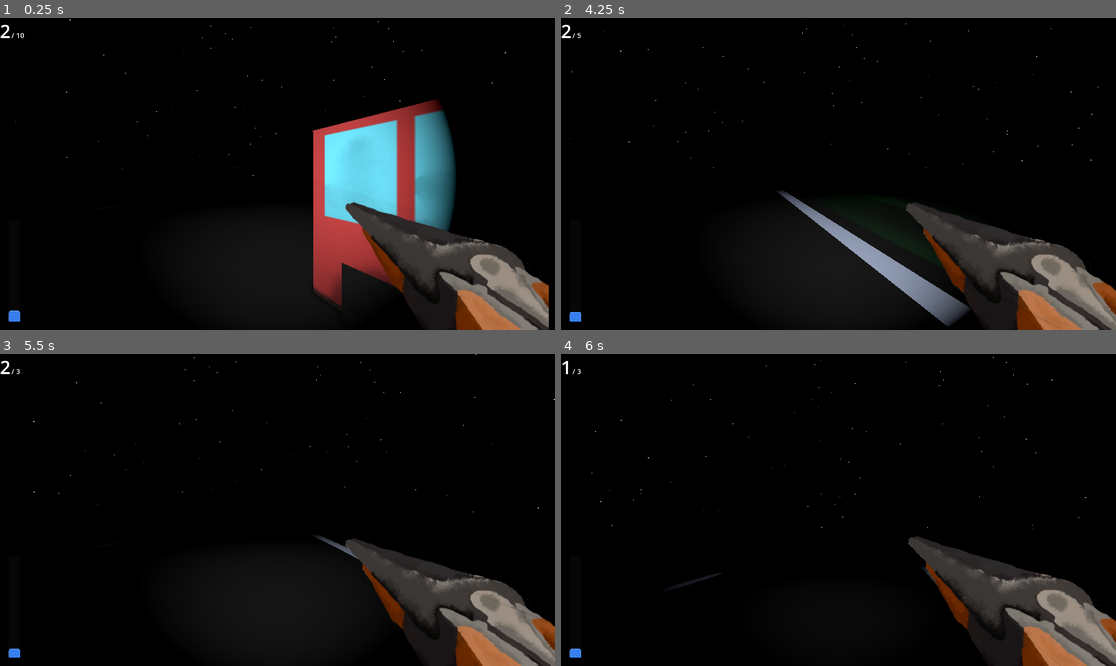
Above: before the commit, frames 1-4 (two rows, left to right).
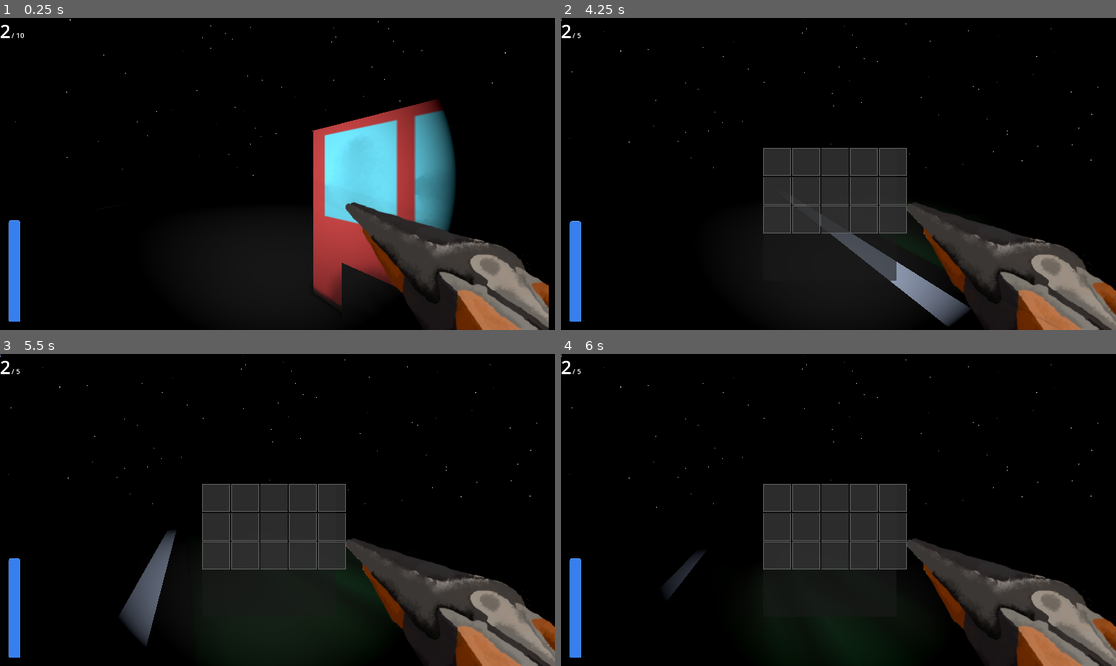
Above: after the commit, the same moments.

Repository: omrekinci/Forest
Game: Godot game, scene res://game.tscn
Two runs of this game, one before a commit and one after it. Both use one fixed random seed, a clock stepped at 60 frames per second and the inputs below.
Inputs (mouse positions are in pixels of both pictures, inside the frame that each line leads up to):
- Up to frame 1 (0.25 s): no input
- Up to frame 2 (4.25 s): tap Enter (ui_accept) at 0.5, 0.77, 1.52, 3.02, 3.77 s; move the mouse to (866, 174) at 0.52 s; hold R 0.53-1.28 s; hold Up (ui_up) from 0.53 s (still down); tap E at 0.6, 1.55, 2.1, 3.05 s; click (866, 174) at 0.67 s; move the mouse to (810, 174) at 1.27 s; tap R at 1.35, 2.85 s; click (810, 174) at 1.42 s; move the mouse to (849, 167) at 2.02 s; hold R 2.03-2.78 s; click (849, 167) at 2.17 s; move the mouse to (832, 180) at 2.77 s; click (832, 180) at 2.92 s; move the mouse to (877, 177) at 3.52 s; hold R from 3.53 s (still down); tap Alt at 3.6 s; click (877, 177) at 3.67 s; tap Tab (toggle_inventory, bound only after the commit) at 4.15 s
- Up to frame 3 (5.5 s): keep holding Up (ui_up); move the mouse to (233, 506) at 4.27 s; release R at 4.28 s; tap Shift at 4.35 s; click (233, 506) at 4.42 s; tap Enter (ui_accept) at 4.52 s; tap E at 4.55 s; move the mouse to (283, 510) at 5.02 s; hold Space from 5.03 s (still down); click (283, 510) at 5.17 s; tap R at 5.3 s
- Up to frame 4 (6 s): move the mouse to (816, 503) at 5.77 s; release Up (ui_up) at 5.78 s; release Space at 5.78 s; hold Right (ui_right) from 5.78 s (still down); tap E at 5.85 s; click (816, 503) at 5.92 s

The runs differ from the first frame. In frame 1, 0.6% of the frame differs, in the area x 1-4%, y 64-95%; in frame 2, 7.9%; in frame 3, 8.8%; in frame 4, 10%, in the area x 0-100%, y 0-100%.

Commit message:
devlog-2.3

Diff:
--- a/game.tscn
+++ b/game.tscn
@@ -9,6 +9,7 @@
 [ext_resource type="PackedScene" uid="uid://bt0mwgs6xi2bj" path="res://car/car.tscn" id="5_7jktm"]
 [ext_resource type="PackedScene" uid="uid://c56qtakwi12b3" path="res://ammo/ammobox.tscn" id="8_j5wjh"]
 [ext_resource type="PackedScene" uid="uid://hcgqxdgussb5" path="res://redbull/redbull.tscn" id="9_vef74"]
+[ext_resource type="PackedScene" uid="uid://tvw5q5cbq2dy" path="res://inventory/InventoryUI.tscn" id="10_hve3p"]
 
 [sub_resource type="ShaderMaterial" id="ShaderMaterial_vef74"]
 shader = ExtResource("1_eow3j")
@@ -133,3 +134,5 @@
 
 [node name="Redbull3" parent="." unique_id=530914515 instance=ExtResource("9_vef74")]
 transform = Transform3D(0.2, 0, 0, 0, 0.2, 0, 0, 0, 0.2, -4.478414, 0.49542266, 1.5108919)
+
+[node name="InventoryUi" parent="." unique_id=997707463 instance=ExtResource("10_hve3p")]
--- /dev/null
+++ b/inventory/InventoryUI.tscn
@@ -0,0 +1,30 @@
+[gd_scene format=3 uid="uid://tvw5q5cbq2dy"]
+
+[ext_resource type="Script" uid="uid://6842qskgv2us" path="res://inventory/inventory_ui.gd" id="1_77we3"]
+[ext_resource type="Texture2D" uid="uid://diju3umv4lskc" path="res://redbull/redbull.png" id="2_fllb7"]
+
+[node name="InventoryUi" type="Control" unique_id=997707463]
+layout_mode = 3
+anchors_preset = 0
+script = ExtResource("1_77we3")
+inventory_width = 5
+inventory_height = 3
+
+[node name="redbullitem" type="Sprite2D" parent="." unique_id=598854591]
+scale = Vector2(0.05, 0.05)
+texture = ExtResource("2_fllb7")
+
+[node name="Panel" type="Panel" parent="." unique_id=5637457]
+layout_mode = 0
+offset_left = 700.0
+offset_top = 450.0
+offset_right = 740.0
+offset_bottom = 490.0
+
+[node name="GridContainer" type="GridContainer" parent="Panel" unique_id=422740999]
+layout_mode = 0
+offset_right = 40.0
+offset_bottom = 40.0
+theme_override_constants/h_separation = 4
+theme_override_constants/v_separation = 4
+columns = 5
--- /dev/null
+++ b/inventory/inventory_ui.gd
@@ -0,0 +1,175 @@
+extends Control
+
+@export var inventory_width: int = 4
+@export var inventory_height: int = 4
+
+@onready var grid_container: GridContainer = $Panel/GridContainer
+@onready var redbull_item: Sprite2D = $redbullitem
+
+var redbull_texture: Texture2D
+
+var inventory_data: Array = []
+
+var held_item = null
+var held_from_index: int = -1
+var hovered_slot_index: int = -1
+
+func _ready() -> void:
+	process_mode = Node.PROCESS_MODE_ALWAYS
+	visible = false
+	grid_container.columns = inventory_width
+
+	var panel = $Panel as Control
+	if panel:
+		panel.anchors_preset = Control.PRESET_CENTER
+		panel.custom_minimum_size = Vector2(460, 460)
+
+	if redbull_item and redbull_item.texture:
+		redbull_texture = redbull_item.texture
+
+	var total_slots = inventory_width * inventory_height
+	inventory_data.resize(total_slots)
+	inventory_data.fill(null)
+
+	Numbers.inventoryisopenned = visible
+
+	sync_inventory_with_globals()
+	refresh_grid()
+
+func _unhandled_input(event: InputEvent) -> void:
+	if event.is_action_pressed("toggle_inventory"):
+		toggle_inventory()
+	elif visible and event is InputEventKey and event.pressed and not event.echo and event.keycode == KEY_E:
+		consume_hovered_redbull()
+
+func consume_hovered_redbull() -> void:
+	if hovered_slot_index < 0 or hovered_slot_index >= inventory_data.size():
+		return
+	var item = inventory_data[hovered_slot_index]
+	if item != null and item.get("item_name") == "Red Bull":
+		Numbers.energy += 25
+		inventory_data[hovered_slot_index] = null
+		Numbers.redbull_amount = max(0, Numbers.redbull_amount - 1)
+		hovered_slot_index = -1
+		refresh_grid()
+
+func toggle_inventory() -> void:
+	visible = !visible
+
+	Numbers.inventoryisopenned = visible
+
+	if visible:
+		Input.mouse_mode = Input.MOUSE_MODE_VISIBLE
+		sync_inventory_with_globals()
+		refresh_grid()
+	else:
+		Input.mouse_mode = Input.MOUSE_MODE_CAPTURED
+		hovered_slot_index = -1
+		if held_item != null:
+			inventory_data[held_from_index] = held_item
+			held_item = null
+			held_from_index = -1
+			refresh_grid()
+
+func sync_inventory_with_globals() -> void:
+	var current_count = 0
+	for item in inventory_data:
+		if item != null and item.get("item_name") == "Red Bull":
+			current_count += 1
+
+	var target_count = min(Numbers.redbull_amount, inventory_data.size())
+
+	if target_count > current_count:
+		var to_add = target_count - current_count
+		for i in range(inventory_data.size()):
+			if to_add <= 0:
+				break
+			if inventory_data[i] == null:
+				inventory_data[i] = {
+					"item_name": "Red Bull",
+					"texture": redbull_texture
+				}
+				to_add -= 1
+
+	elif target_count < current_count:
+		var to_remove = current_count - target_count
+		for i in range(inventory_data.size() - 1, -1, -1):
+			if to_remove <= 0:
+				break
+			if inventory_data[i] != null and inventory_data[i].get("item_name") == "Red Bull":
+				inventory_data[i] = null
+				to_remove -= 1
+
+func refresh_grid() -> void:
+	hovered_slot_index = -1
+	for child in grid_container.get_children():
+		child.queue_free()
+
+	for i in range(inventory_data.size()):
+		var slot_node = Panel.new()
+		slot_node.custom_minimum_size = Vector2(96, 96)
+
+		slot_node.mouse_filter = Control.MOUSE_FILTER_STOP
+		slot_node.gui_input.connect(_on_slot_gui_input.bind(i))
+		slot_node.mouse_entered.connect(_on_slot_mouse_entered.bind(i))
+		slot_node.mouse_exited.connect(_on_slot_mouse_exited.bind(i))
+
+		var style = StyleBoxFlat.new()
+		style.bg_color = Color(0.2, 0.2, 0.2, 0.8)
+		style.border_width_left = 2
+		style.border_width_right = 2
+		style.border_width_top = 2
+		style.border_width_bottom = 2
+
+		if held_from_index == i:
+			style.border_color = Color(1.0, 0.8, 0.2)
+			style.bg_color = Color(0.3, 0.3, 0.3, 0.9)
+		else:
+			style.border_color = Color(0.4, 0.4, 0.4)
+
+		slot_node.add_theme_stylebox_override("panel", style)
+
+		var item = inventory_data[i]
+		if item != null and item.has("texture") and item["texture"] != null:
+			var icon_rect = TextureRect.new()
+			icon_rect.texture = item["texture"]
+			icon_rect.expand_mode = TextureRect.EXPAND_FIT_WIDTH_PROPORTIONAL
+			icon_rect.stretch_mode = TextureRect.STRETCH_KEEP_CENTERED
+			icon_rect.anchor_right = 1.0
+			icon_rect.anchor_bottom = 1.0
+
+			var scale_factor = 0.2
+			icon_rect.scale = Vector2(scale_factor, scale_factor)
+			icon_rect.pivot_offset = slot_node.custom_minimum_size / 2.0
+
+			slot_node.add_child(icon_rect)
+
+		grid_container.add_child(slot_node)
+
+func _on_slot_mouse_entered(slot_index: int) -> void:
+	hovered_slot_index = slot_index
+
+func _on_slot_mouse_exited(slot_index: int) -> void:
+	if hovered_slot_index == slot_index:
+		hovered_slot_index = -1
+
+func _on_slot_gui_input(event: InputEvent, slot_index: int) -> void:
+	if event is InputEventMouseButton and event.pressed and event.button_index == MOUSE_BUTTON_LEFT:
+		if held_item == null:
+			if inventory_data[slot_index] != null:
+				held_item = inventory_data[slot_index]
+				held_from_index = slot_index
+				inventory_data[slot_index] = null
+				refresh_grid()
+		else:
+			var target_item = inventory_data[slot_index]
+			inventory_data[slot_index] = held_item
+
+			if target_item != null:
+				held_item = target_item
+				held_from_index = slot_index
+			else:
+				held_item = null
+				held_from_index = -1
+
+			refresh_grid()
--- a/numbers.gd
+++ b/numbers.gd
@@ -2,4 +2,8 @@
 
 var bullets = 2
 var ammo = 10
-var energy = 10
+var energy = 100
+
+var redbull_amount = 0
+
+var inventoryisopenned = false
--- a/player/camera.gd
+++ b/player/camera.gd
@@ -11,7 +11,8 @@
 func _input(event: InputEvent) -> void:
 	if event is InputEventMouseButton and event.button_index == MOUSE_BUTTON_LEFT and event.pressed:
 		if Numbers.bullets > 0:
-			gunlightflash()
+			if Numbers.inventoryisopenned == false:
+				gunlightflash()
 
 func gunlightflash() -> void:
 	gunlight.show()
--- a/player/gun.gd
+++ b/player/gun.gd
@@ -12,7 +12,8 @@
 func _input(event: InputEvent) -> void:
 	if event is InputEventMouseButton and event.button_index == MOUSE_BUTTON_LEFT and event.pressed:
 		if Numbers.bullets > 0:
-			apply_recoil()
+			if Numbers.inventoryisopenned == false:
+				apply_recoil()
 func apply_recoil() -> void:
 	current_offset += recoil_offset
 	await get_tree().create_timer(0.05).timeout
--- a/player/gunarea.gd
+++ b/player/gunarea.gd
@@ -16,15 +16,16 @@
 			shoot()
 
 	if Input.is_key_pressed(KEY_R):
-		if Numbers.bullets == 0 and Numbers.ammo >= 2:
-			Numbers.bullets += 2
-			Numbers.ammo -= 2
-		elif Numbers.bullets == 0 and Numbers.ammo == 1:
-			Numbers.bullets += 1
-			Numbers.ammo -= 1
-		elif Numbers.bullets == 1 and Numbers.ammo >= 1:
-			Numbers.bullets += 1
-			Numbers.ammo -= 1
+		if Numbers.inventoryisopenned == false:
+			if Numbers.bullets == 0 and Numbers.ammo >= 2:
+				Numbers.bullets += 2
+				Numbers.ammo -= 2
+			elif Numbers.bullets == 0 and Numbers.ammo == 1:
+				Numbers.bullets += 1
+				Numbers.ammo -= 1
+			elif Numbers.bullets == 1 and Numbers.ammo >= 1:
+				Numbers.bullets += 1
+				Numbers.ammo -= 1
 
 func _on_area_entered(area: Area3D) -> void:
 	if area.name == "MonsterArea":
@@ -36,19 +37,20 @@
 		monster_in_area = false
 
 func shoot():
-	if Numbers.bullets > 0:
-		Numbers.bullets -= 1
+	if Numbers.inventoryisopenned == false:
+		if Numbers.bullets > 0:
+			Numbers.bullets -= 1
 
-		if blast and blast.stream:
-			blast.play()
+			if blast and blast.stream:
+				blast.play()
 
-		if monster_in_area == true:
-			var overlapping_areas = get_overlapping_areas()
+			if monster_in_area == true:
+				var overlapping_areas = get_overlapping_areas()
 
-			for area in overlapping_areas:
-				if area.name == "MonsterArea":
-					var monster = area.get_parent()
-					if monster.has_method("stun"):
-						print("gunstun")
-						monster.stun()
-		await get_tree().create_timer(0.1).timeout
+				for area in overlapping_areas:
+					if area.name == "MonsterArea":
+						var monster = area.get_parent()
+						if monster.has_method("stun"):
+							print("gunstun")
+							monster.stun()
+			await get_tree().create_timer(0.1).timeout
--- a/project.godot
+++ b/project.godot
@@ -29,6 +29,14 @@
 
 enabled=PackedStringArray("res://addons/godot_super-wakatime/plugin.cfg")
 
+[input]
+
+toggle_inventory={
+"deadzone": 0.2,
+"events": [Object(InputEventKey,"resource_local_to_scene":false,"resource_name":"","device":-1,"window_id":0,"alt_pressed":false,"shift_pressed":false,"ctrl_pressed":false,"meta_pressed":false,"pressed":false,"keycode":0,"physical_keycode":4194306,"key_label":0,"unicode":0,"location":0,"echo":false,"script":null)
+]
+}
+
 [physics]
 
 3d/physics_engine="Jolt Physics"
--- a/redbull/redbull_area.gd
+++ b/redbull/redbull_area.gd
@@ -8,5 +8,5 @@
 
 func _on_area_entered(area: Area3D) -> void:
 	if area.name == "BodyArea":
-		Numbers.energy += 25
+		Numbers.redbull_amount += 1
 		owner.queue_free()
Not shown, added: inventory/inventory_ui.gd.uid
